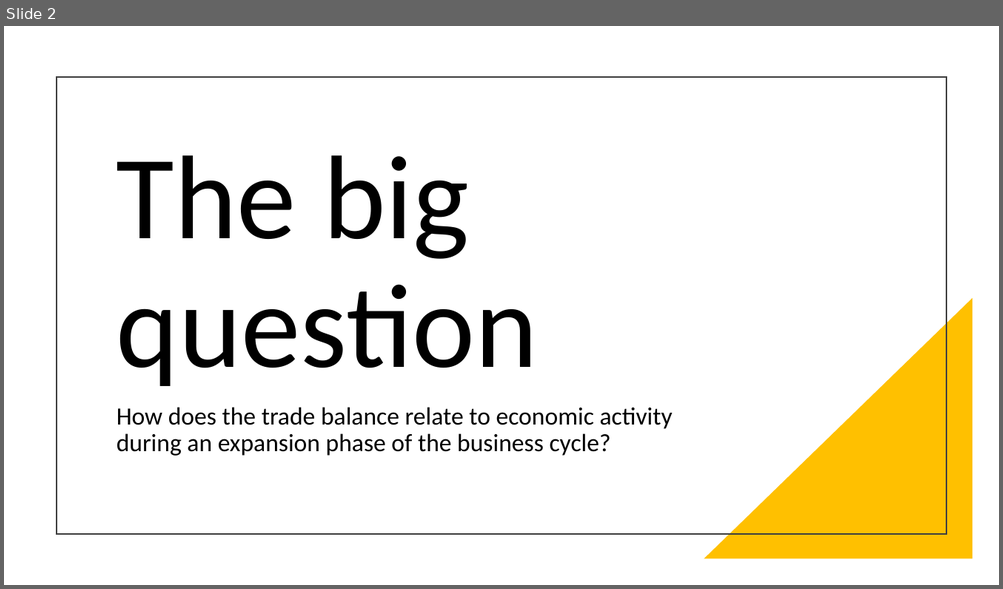
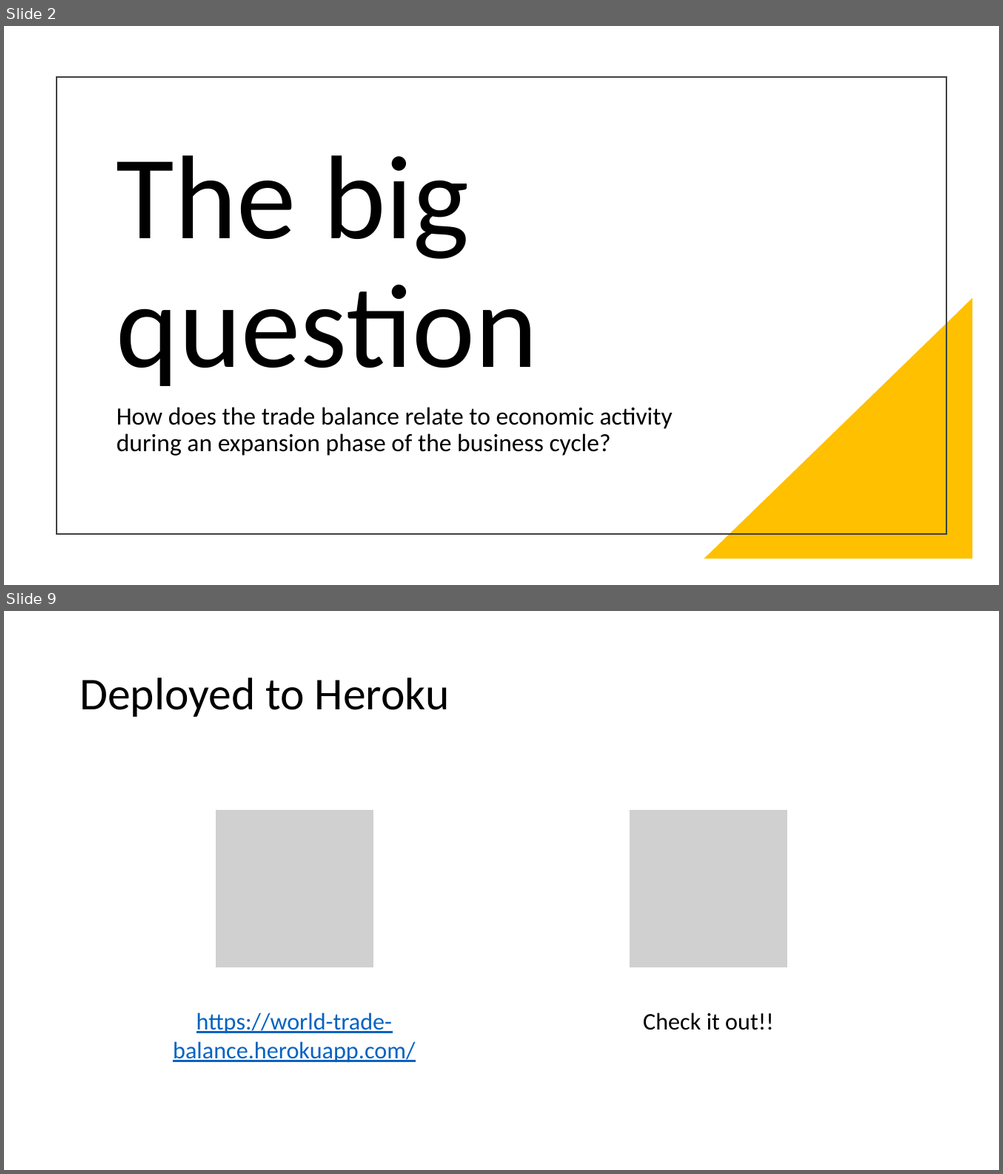
Before and after one commit to MATaylor0/data-viz-project, a slide deck: World Choropleth of Countries Trade Balance.pptx. Shown one above the other, each under a label of ours: slide 2 before the commit, slides 2 and 9 after it; the slides between them are not shown. The pictures are 1003x589 and 1003x1174 pixels, drawn with LibreOffice and Linux fonts; fonts in the diff are those of the drawing; grey boxes stand for pictures. Boxes give left, top, right and bottom in pixels: in the first picture for what was removed or moved away, otherwise in the second. Text is boxed around its words. In the diff, an @@ line names an element or a change of style, - is before the commit and + after.

```diff
--- a/World Choropleth of Countries Trade Balance.pptx
+++ b/World Choropleth of Countries Trade Balance.pptx
@@ slide 9 added at (4, 611, 999, 1170), background #FFFFFF @@
@@ title added at (79, 678, 449, 717), 44 pt, text #000000 @@
+Deployed to Heroku
@@ group added at (173, 809, 788, 1063): 2 pictures, 2 texts @@
+https://world-trade-balance.herokuapp.com/
+Check it out!!
```
Also in this commit, not shown: 4 slides changed, 3 other slides added, 1 slide removed, 11 other files.
